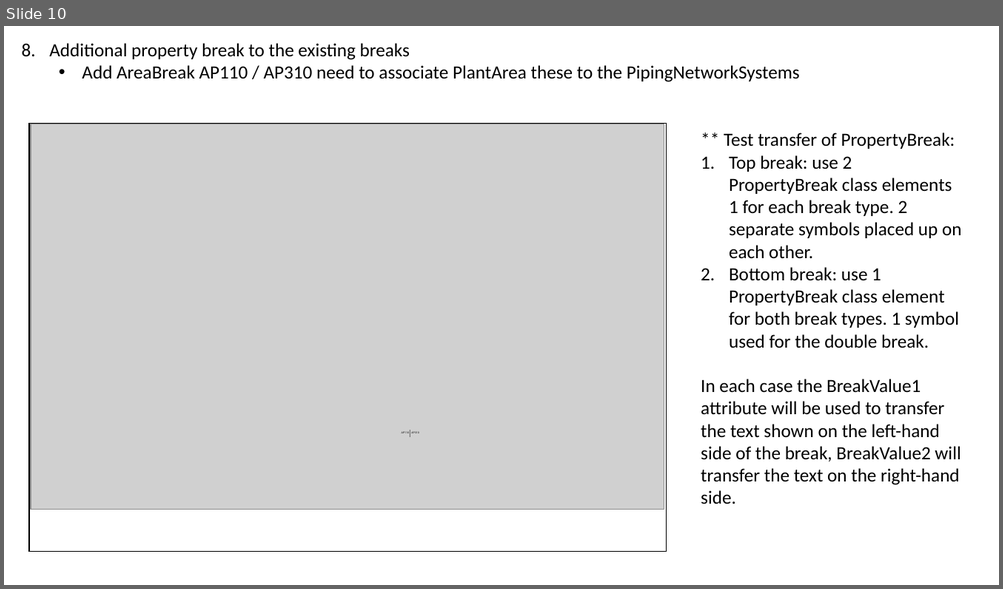
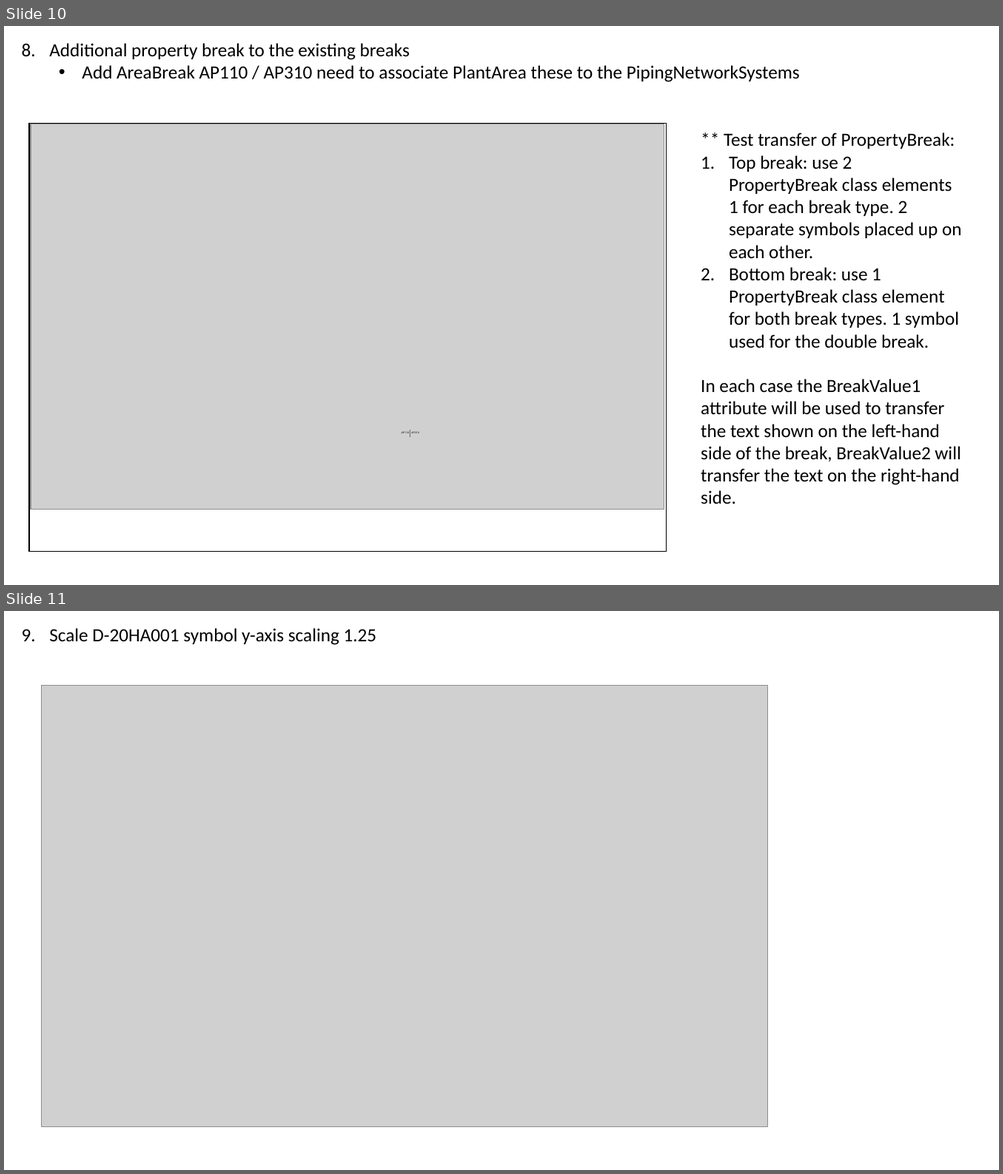
Before and after one commit to equinor/NOAKADEXPI, a slide deck: Blueprint/UseCases_PersistenID.pptx. Shown one above the other, each under a label of ours: slide 10 before the commit, slides 10 and 11 after it. The pictures are 1003x589 and 1003x1174 pixels, drawn with LibreOffice and Linux fonts; fonts in the diff are those of the drawing; grey boxes stand for pictures; background and template pictures are left out. Boxes give left, top, right and bottom in pixels: in the first picture for what was removed or moved away, otherwise in the second. Text is boxed around its words. In the diff, an @@ line names an element or a change of style, - is before the commit and + after.

```diff
--- a/Blueprint/UseCases_PersistenID.pptx
+++ b/Blueprint/UseCases_PersistenID.pptx
@@ slide 11 added at (4,611,999,1170), background #FFFFFF @@
@@ text added at (49,628,377,645), 18 pt, text #000000 @@
+9. Scale D-20HA001 symbol y-axis scaling 1.25
@@ picture added at (41,686,767,1128) @@
```
Also in this commit, not shown: 1 slide changed, 1 other slide added, 12 other files.
